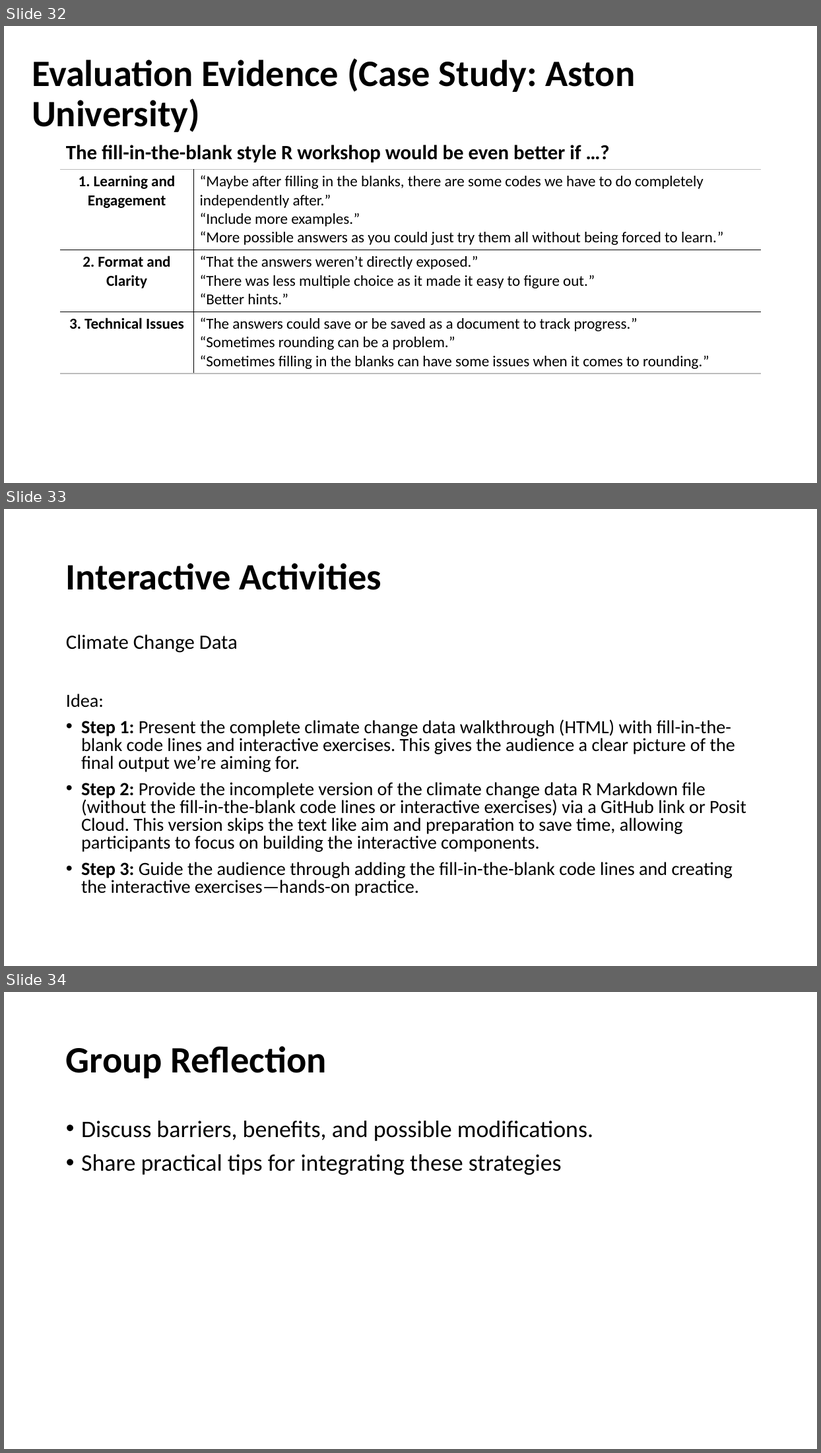
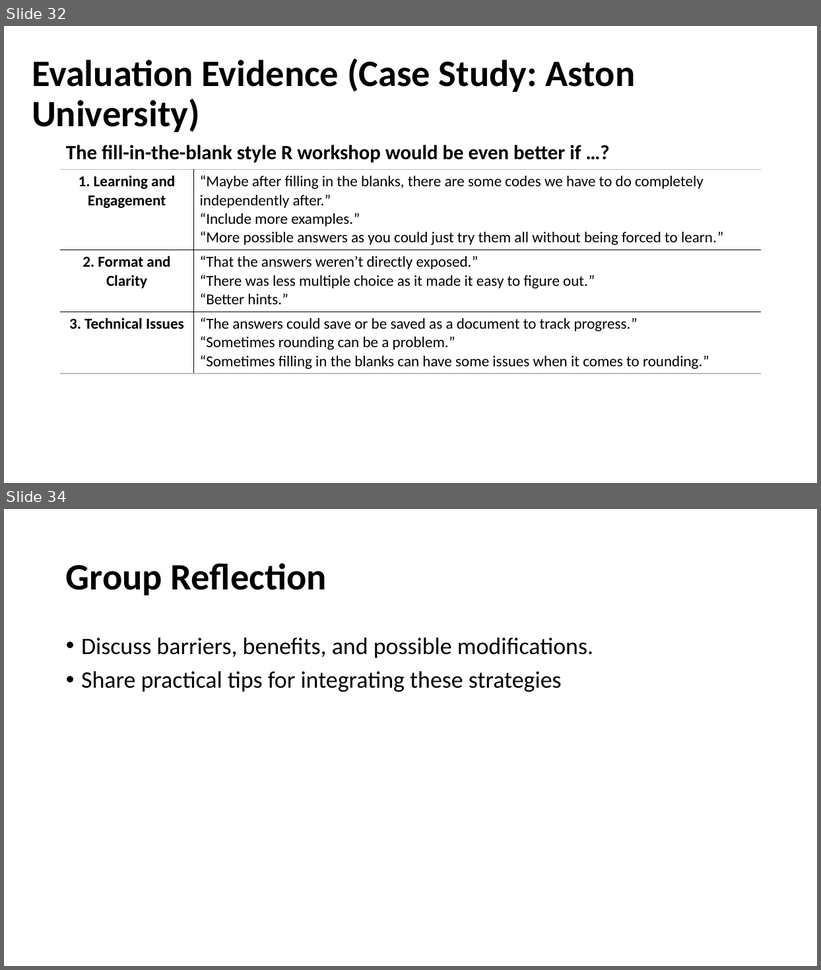
Before and after one commit to datasquad/DEE2025_coding, a slide deck: DEE2025 workshop slides Becker Zhu present.pptx. Shown one above the other, each under a label of ours: slides 32, 33 and 34 before the commit, slides 32 and 34 after it; the slides between them are not shown. The pictures are 821x1453 and 821x970 pixels, drawn with LibreOffice and Linux fonts; fonts in the diff are those of the drawing. Boxes give left, top, right and bottom in pixels: in the first picture for what was removed or moved away, otherwise in the second. Text is boxed around its words. In the diff, an @@ line names an element or a change of style, - is before the commit and + after.

Commit message:
Added ECLR link and edited presentation

```diff
--- a/DEE2025 workshop slides Becker Zhu present.pptx
+++ b/DEE2025 workshop slides Becker Zhu present.pptx
@@ slide 33 removed at (x1=4, y1=509, x2=817, y2=966), background #FFFFFF @@
@@ title removed at (x1=66, y1=563, x2=382, y2=590) @@
-Interactive Activities
@@ text removed at (x1=66, y1=634, x2=746, y2=896) @@
-Climate Change Data
-Idea:
-• Step 1: Present the complete climate change data walkthrough (HTML) with fill-in-the-blank code lines and interactive exercises. This gives the audience a clear picture of the final output we’re aiming for.
-• Step 2: Provide the incomplete version of the climate change data R Markdown file (without the fill-in-the-blank code lines or interactive exercises) via a GitHub link or Posit Cloud. This version skips the text like aim and preparation to save time, allowing participants to focus on building the interactive components.
-• Step 3: Guide the audience through adding the fill-in-the-blank code lines and creating the interactive exercises—hands-on practice.
```
Also in this commit, not shown: 2 slides changed, 1 slide added, 4 other files.
